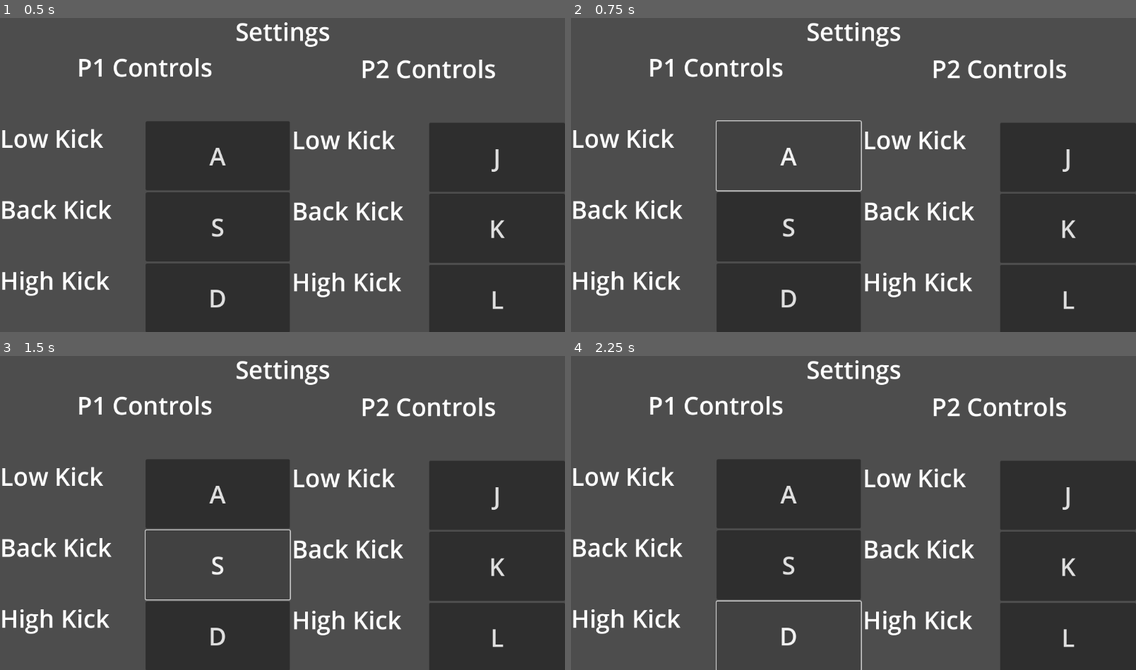
Above: before the commit, frames 1-4 (two rows, left to right).
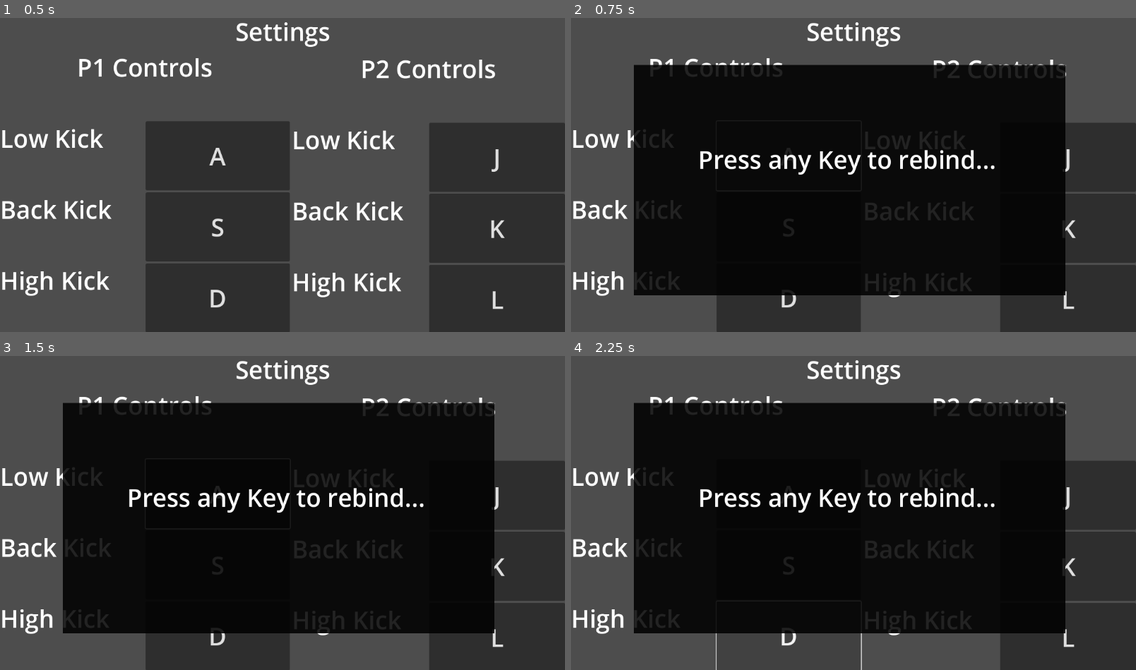
Above: after the commit, the same moments.

Repository: joshua-yoon1030/slowmo
Game: Godot game, scene res://Scenes/settings_page.tscn
Two runs of this game, one before a commit and one after it. Both use one fixed random seed, a clock stepped at 60 frames per second and the inputs below. The project has no main scene, so this scene is started directly.
Inputs:
- Up to frame 1 (0.5 s): no input
- Up to frame 2 (0.75 s): click "A" at 0.5 s
- Up to frame 3 (1.5 s): click "S" at 1.25 s
- Up to frame 4 (2.25 s): click "D" at 2 s

Frame 1 is identical in both runs. In frame 2, 56% of the frame differs, in the area x 11-88%, y 14-89%; in frame 3, 56%; in frame 4, 56%.

Commit message:
Added final coding to settings page

Diff:
--- /dev/null
+++ b/HUDS/waiting_for_key_hud.tscn
@@ -0,0 +1,24 @@
+[gd_scene load_steps=2 format=3 uid="uid://d2aa8m1a0ns7m"]
+
+[sub_resource type="StyleBoxFlat" id="StyleBoxFlat_yw8j5"]
+
+[node name="WaitingForKeyHud" type="CanvasLayer"]
+
+[node name="Panel" type="Panel" parent="."]
+modulate = Color(0, 0, 0, 0.862745)
+self_modulate = Color(0, 0, 0, 1)
+offset_left = 128.0
+offset_top = 103.0
+offset_right = 1008.0
+offset_bottom = 573.0
+theme_override_styles/panel = SubResource("StyleBoxFlat_yw8j5")
+
+[node name="MsgText" type="Label" parent="."]
+offset_left = 202.0
+offset_top = 261.0
+offset_right = 924.0
+offset_bottom = 512.0
+theme_override_font_sizes/font_size = 50
+text = "Press any Key to rebind..."
+horizontal_alignment = 1
+autowrap_mode = 2
--- a/Scenes/settings_page.tscn
+++ b/Scenes/settings_page.tscn
@@ -2,7 +2,7 @@
 
 [ext_resource type="Script" uid="uid://b0oxll7d3tyvi" path="res://Scripts/settings_page.gd" id="1_u14a2"]
 
-[node name="SettingsPage" type="Control"]
+[node name="SettingsPage" type="Control" node_paths=PackedStringArray("p1low", "p1back", "p1high", "p2low", "p2back", "p2high")]
 layout_mode = 3
 anchors_preset = 15
 anchor_right = 1.0
@@ -10,6 +10,12 @@
 grow_horizontal = 2
 grow_vertical = 2
 script = ExtResource("1_u14a2")
+p1low = NodePath("P1Controls/VBoxContainer/HBoxContainer/Button")
+p1back = NodePath("P1Controls/VBoxContainer/HBoxContainer2/Button")
+p1high = NodePath("P1Controls/VBoxContainer/HBoxContainer3/Button")
+p2low = NodePath("P2Controls/VBoxContainer/HBoxContainer/Button")
+p2back = NodePath("P2Controls/VBoxContainer/HBoxContainer2/Button")
+p2high = NodePath("P2Controls/VBoxContainer/HBoxContainer3/Button")
 
 [node name="Title" type="HBoxContainer" parent="."]
 layout_mode = 1
@@ -176,3 +182,8 @@
 text = "L"
 
 [connection signal="pressed" from="P1Controls/VBoxContainer/HBoxContainer/Button" to="." method="_on_p1low_button_pressed"]
+[connection signal="pressed" from="P1Controls/VBoxContainer/HBoxContainer2/Button" to="." method="_on_p1back_button_pressed"]
+[connection signal="pressed" from="P1Controls/VBoxContainer/HBoxContainer3/Button" to="." method="_on_p1high_button_pressed"]
+[connection signal="pressed" from="P2Controls/VBoxContainer/HBoxContainer/Button" to="." method="_on_p2low_button_pressed"]
+[connection signal="pressed" from="P2Controls/VBoxContainer/HBoxContainer2/Button" to="." method="_on_p2back_button_pressed"]
+[connection signal="pressed" from="P2Controls/VBoxContainer/HBoxContainer3/Button" to="." method="_on_p2high_button_pressed"]
--- a/Scripts/settings_page.gd
+++ b/Scripts/settings_page.gd
@@ -1,22 +1,49 @@
 extends Control
+
+@export var p1low: Button
+@export var p1back: Button
+@export var p1high: Button
+@export var p2low: Button
+@export var p2back: Button
+@export var p2high: Button
 
 var action_to_rebind = ""
 var waiting = false
 var inputNames = ["p1low", "p1back", "p1high", "p2low", "p2back", "p2high"]
+var buttons = []
+var pickKeyHudFile = preload("res://HUDS/waiting_for_key_hud.tscn")
+var pickKeyHud : CanvasLayer
+var hudText : Label
+var msg1 = "Press any Key to rebind..."
+var msg2 = "This key is already bound to something else, press any key to rebind..."
+
+
+
+func _ready():
+	buttons = [p1low, p1back, p1high, p2low, p2back, p2high] #exported values are loaded later so I need to do it on scene enter
+	pickKeyHud = pickKeyHudFile.instantiate()
+	add_child(pickKeyHud)
+	hudText = pickKeyHud.get_node("MsgText")
+	pickKeyHud.visible = false
+
 
 func start_rebind(action_name: String):
 	action_to_rebind = action_name
 	waiting = true
-	#display waiting for key hud
+	pickKeyHud.visible = true
 	print("Waiting, press a key to bind")
 
 func _unhandled_input(event):
 	if waiting and event is InputEventKey and event.pressed:
+		if is_used_key(action_to_rebind, event):
+			hudText.text = msg2
+			return
 		InputMap.action_erase_events(action_to_rebind)
 		InputMap.action_add_event(action_to_rebind, event)
 		waiting = false
 		save_bindings()
-		#remove waiting for key hud
+		hudText.text = msg1
+		pickKeyHud.visible = false
 
 func save_bindings():
 	var config := ConfigFile.new()
@@ -29,6 +56,40 @@
 		config.set_value("bindings", action, event_data)
 	config.save("user://bindings.cfg")
 
+func is_used_key(action_to_rebind: String, event: InputEvent) -> bool:
+	for i in range(len(inputNames)):
+		if inputNames[i] == action_to_rebind: continue
+		var conflict = InputMap.action_get_events(inputNames[i])
+		if conflict[0].physical_keycode == event.physical_keycode:
+			return true
+	return false
+
+func _process(delta: float):
+	for i in range(len(inputNames)):
+		var event = InputMap.action_get_events(inputNames[i])
+		if event[0] is InputEventKey:
+			var key_name = OS.get_keycode_string(event[0].physical_keycode)
+			buttons[i].text = key_name
 
 func _on_p1low_button_pressed() -> void:
 	start_rebind("p1low")
+
+
+func _on_p1back_button_pressed() -> void:
+	start_rebind("p1back")
+
+
+func _on_p1high_button_pressed() -> void:
+	start_rebind("p1high")
+
+
+func _on_p2low_button_pressed() -> void:
+	start_rebind("p2low")
+
+
+func _on_p2back_button_pressed() -> void:
+	start_rebind("p2back")
+
+
+func _on_p2high_button_pressed() -> void:
+	start_rebind("p2high")
